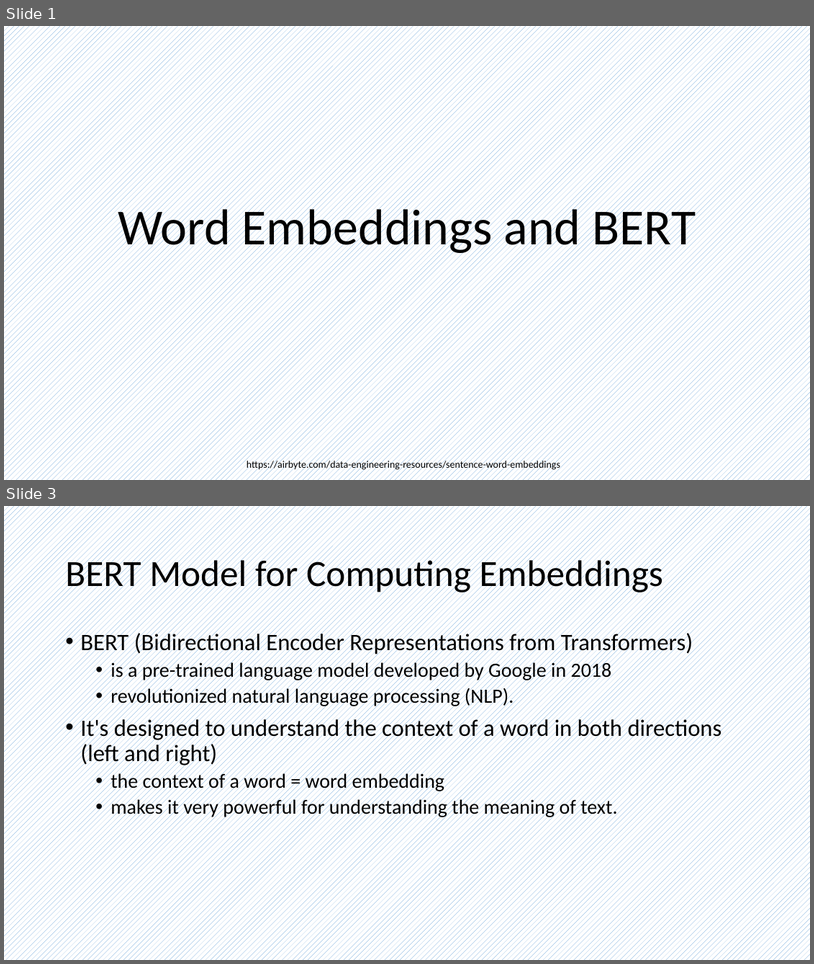
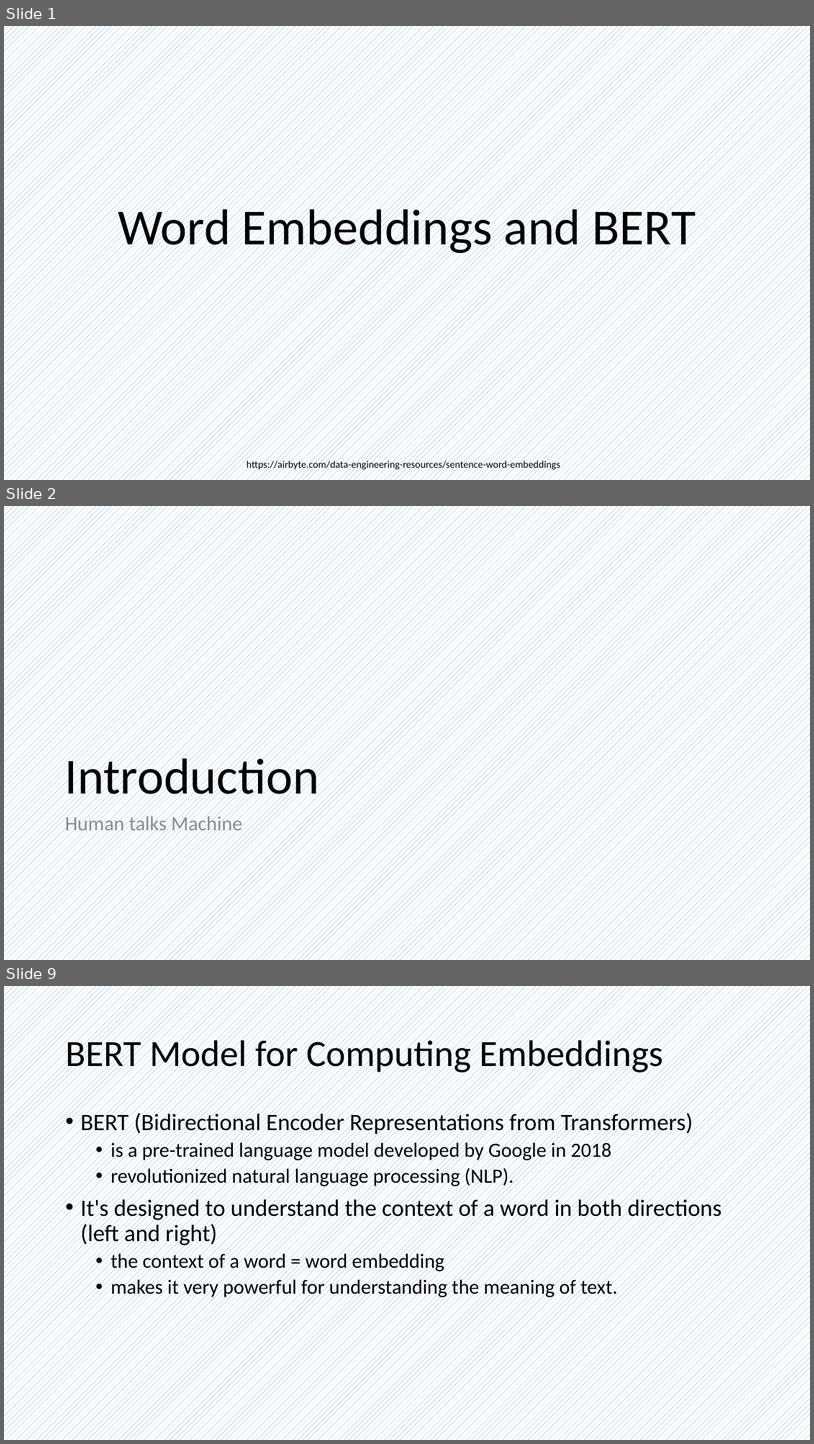
Before and after one commit to frankwxu/AI4DigitalForensics, a slide deck: lectures/10_word_embedding/0_word_embedding.pptx. Shown one above the other, each under a label of ours: slides 1 and 3 before the commit, slides 1, 2 and 9 after it; the slides between them are not shown. The pictures are 814x964 and 814x1444 pixels, drawn with LibreOffice and Linux fonts; fonts in the diff are those of the drawing; background and template pictures are left out. Boxes give left, top, right and bottom in pixels: in the first picture for what was removed or moved away, otherwise in the second. Text is boxed around its words. In the diff, an @@ line names an element or a change of style, - is before the commit and + after.

```diff
--- a/lectures/10_word_embedding/0_word_embedding.pptx
+++ b/lectures/10_word_embedding/0_word_embedding.pptx
@@ slide 2 added at box(4, 506, 810, 960), background pattern #5B9BD5 on #FFFFFF @@
@@ title added at box(65, 752, 319, 806), 60 pt, text #000000 @@
+Introduction
@@ text added at box(65, 813, 242, 834), 24 pt, text #8C8C8C @@
+Human talks Machine
@@ what was slide 3 is now slide 9 @@
```
Also in this commit, not shown: 1 slide changed, 5 other slides added, 4 other files.
